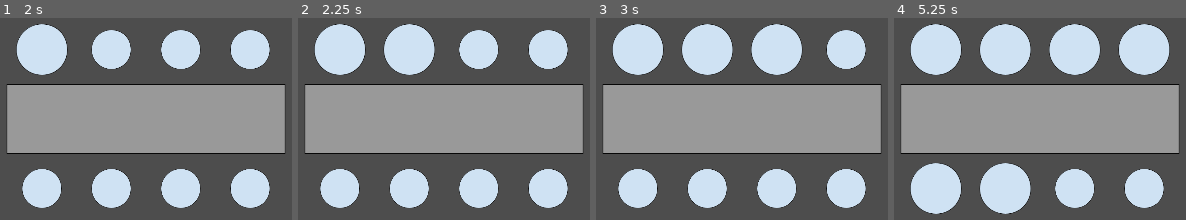
Above: before the commit, frames 1-4 (left to right).
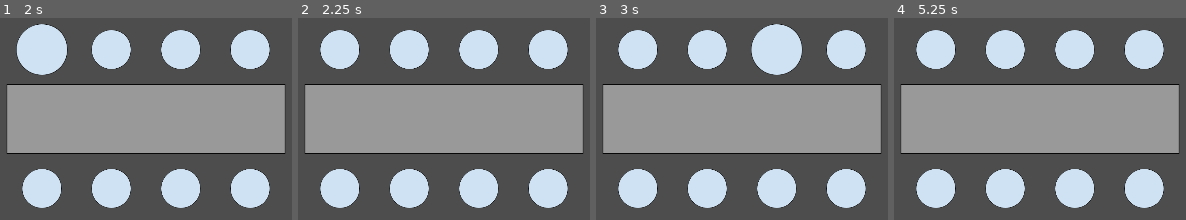
Above: after the commit, the same moments.

Repository: KaiTheRedNinja/BalancedTableGodot
Game: Godot game, scene res://TableArrangement.tscn
Two runs of this game, one before a commit and one after it. Both use one fixed random seed, a clock stepped at 60 frames per second and the inputs below.
Inputs (mouse positions are in pixels of both pictures, inside the frame that each line leads up to):
- Up to frame 1 (2 s): tap Enter at 0.5 s; click (146, 119) at 0.67 s; tap Space at 1.25 s; move the mouse to (40, 50) at 1.27 s; click (40, 50) at 1.42 s
- Up to frame 2 (2.25 s): tap Enter at 2 s; move the mouse to (408, 50) at 2.02 s; click (408, 50) at 2.17 s
- Up to frame 3 (3 s): tap Space at 2.75 s; move the mouse to (777, 50) at 2.77 s; click (777, 50) at 2.92 s
- Up to frame 4 (5.25 s): tap Enter at 3.5 s; move the mouse to (1145, 50) at 3.52 s; click (1145, 50) at 3.67 s; tap Space at 4.25 s; move the mouse to (934, 187) at 4.27 s; click (934, 187) at 4.42 s; move the mouse to (1004, 187) at 5.02 s; click (1004, 187) at 5.17 s

Frame 1 is identical in both runs. In frame 2, 3.1% of the frame differs, in the area x 5-47%, y 2-29%; in frame 3, 3.1%; in frame 4, 9.2%, in the area x 5-95%, y 2-98%.

Commit message:
Add placeholder code for swapping seats

Diff:
--- a/Seat.gd
+++ b/Seat.gd
@@ -1,10 +1,17 @@
 extends Area2D
 
-@export var isSelected = false
+signal clicked(selected: bool)
+
+var isSelected = false
+
 var isHovering = false
 
 var screen_size
 var self_size = Vector2(400, 100)
+
+func changeSelectionStatus(selected: bool):
+	isSelected = selected
+	scale = get_selection_based_scale()
 
 func get_selection_based_scale():
 	var selectionMultiplier
@@ -33,9 +40,9 @@
 
 func _on_input_event(viewport, event, shape_idx):
 	if event is InputEventMouseButton and event.pressed:
-		isSelected = !isSelected
 		isHovering = false
 		scale = get_selection_based_scale()
+		clicked.emit(isSelected)
 
 # Called every frame. 'delta' is the elapsed time since the previous frame.
 func _process(delta):
--- a/TableArrangement.gd
+++ b/TableArrangement.gd
@@ -3,6 +3,9 @@
 @export var table_scene: PackedScene
 @export var seat_scene: PackedScene
 var score
+
+var selectedSeat: int = -1
+var seats = []
 
 # Called when the node enters the scene tree for the first time.
 func _ready():
@@ -22,8 +25,26 @@
 		var width = (-1.5*cellWidth) + index%4 * cellWidth
 		var newSeat = seat_scene.instantiate()
 		newSeat.position = tablePos + Vector2(width, height)
+		newSeat.clicked.connect(
+			Callable(_on_seat_click)
+				.bind(index))
 		add_child(newSeat)
+		seats.append(newSeat)
 
 # Called every frame. 'delta' is the elapsed time since the previous frame.
 func _process(delta):
 	pass
+
+func _on_seat_click(selected: bool, index: int):
+	print("Seat ", index, " clicked!")
+	if selectedSeat == -1: # no seat was selected, select this seat
+		selectedSeat = index
+		seats[index].changeSelectionStatus(true)
+	elif index == selectedSeat: # this seat was selected, unselect this seat
+		selectedSeat = -1
+		seats[index].changeSelectionStatus(false)
+	else: # another seat was selected, swap them
+		print("Swapping ", selectedSeat, " and ", index)
+		seats[index].changeSelectionStatus(false)
+		seats[selectedSeat].changeSelectionStatus(false)
+		selectedSeat = -1
